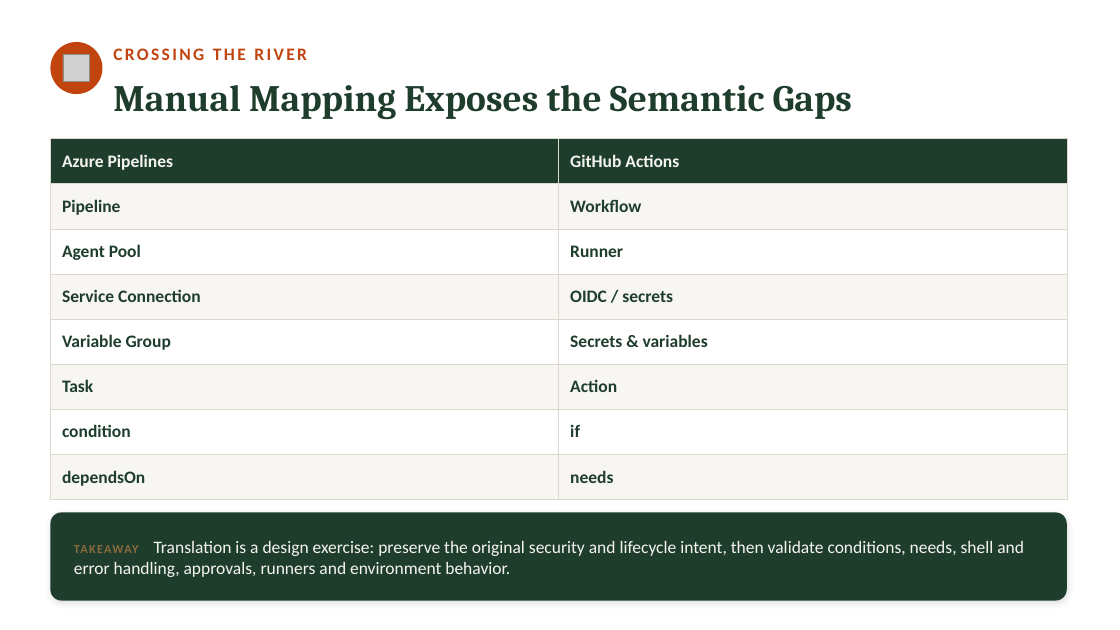
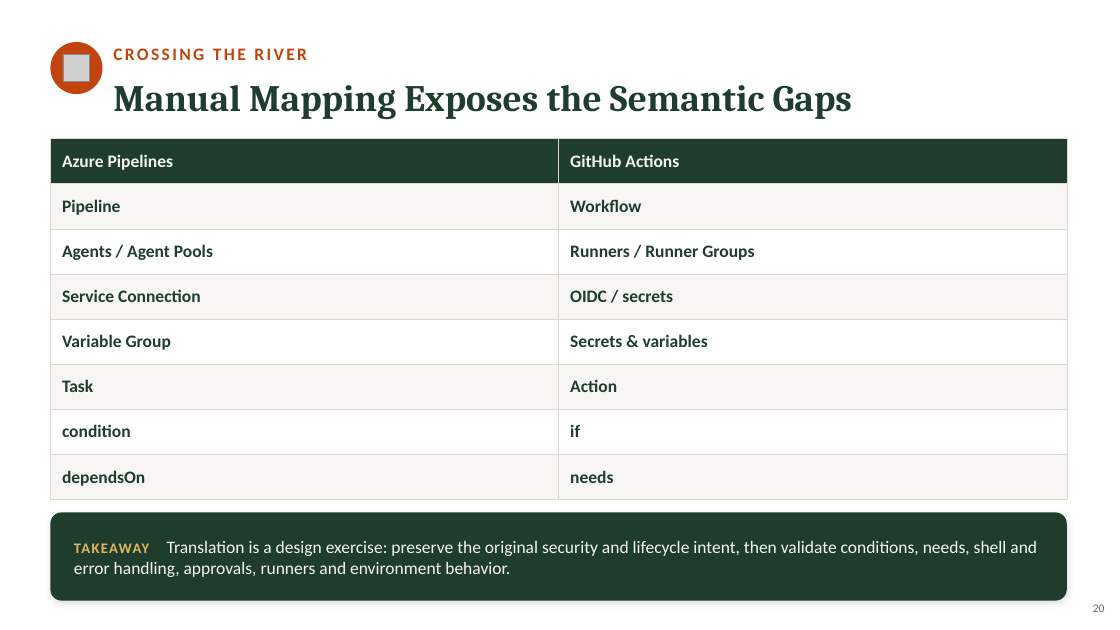
Before and after one commit to neumann1990/Azure_DevOps_To_GitHub, a slide deck: slide 20 of presentation/azure-devops-to-github-the-great-migration-FULL-DECK.pptx. Drawn at 1120x630 pixels with LibreOffice and Linux fonts; fonts in the diff are those of the drawing; grey boxes stand for pictures. Boxes give left, top, right and bottom in pixels: in the first picture for what was removed or moved away, otherwise in the second. Text is boxed around its words. In the diff, an @@ line names an element or a change of style, - is before the commit and + after.

Commit message:
More styling changes to PP

```diff
--- a/presentation/azure-devops-to-github-the-great-migration-FULL-DECK.pptx
+++ b/presentation/azure-devops-to-github-the-great-migration-FULL-DECK.pptx
@@ table at box(50, 139, 1067, 500) @@
-row 3, column 1: Agent Pool
+row 3, column 1: Agents / Agent Pools
-row 3, column 2: Runner
+row 3, column 2: Runners / Runner Groups
@@ text "TAKEAWAY Translation is a design ..." at box(74, 541, 1037, 577): size 10.5 to 12.5 pt, text colour #8C6A3F to #E0B85C in "TAKEAWAY" @@
@@ page number added at box(1093, 604, 1105, 612), 10 pt, text #6B6B63 @@
+20
```
Also in this commit, not shown: 50 other slides changed.
